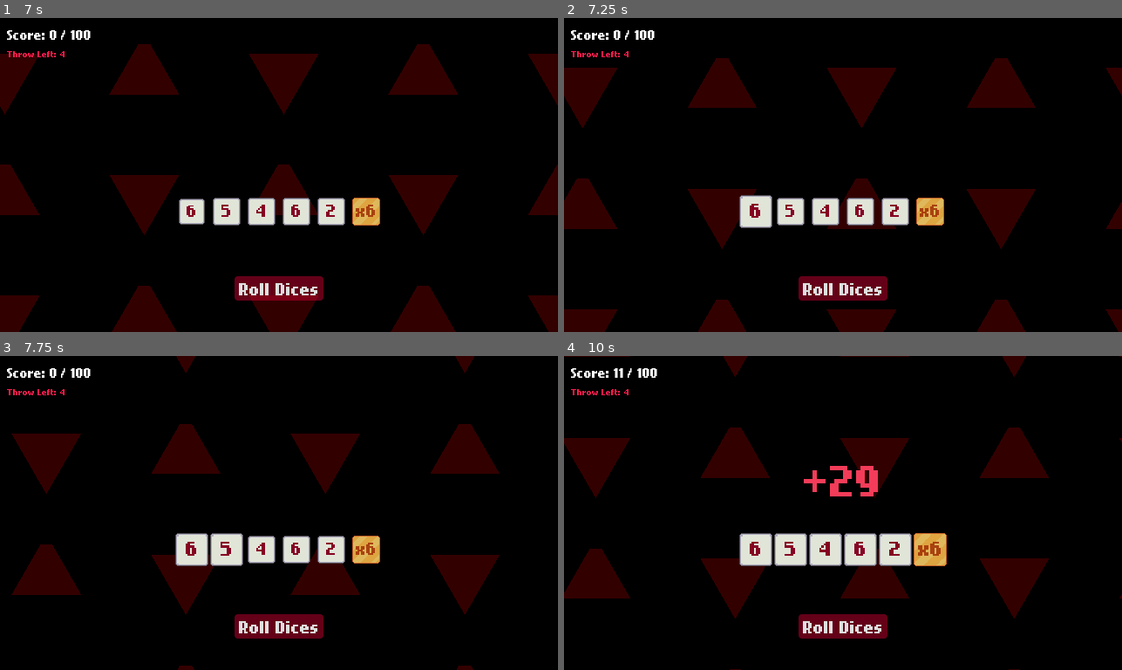
Above: before the commit, frames 1-4 (two rows, left to right).
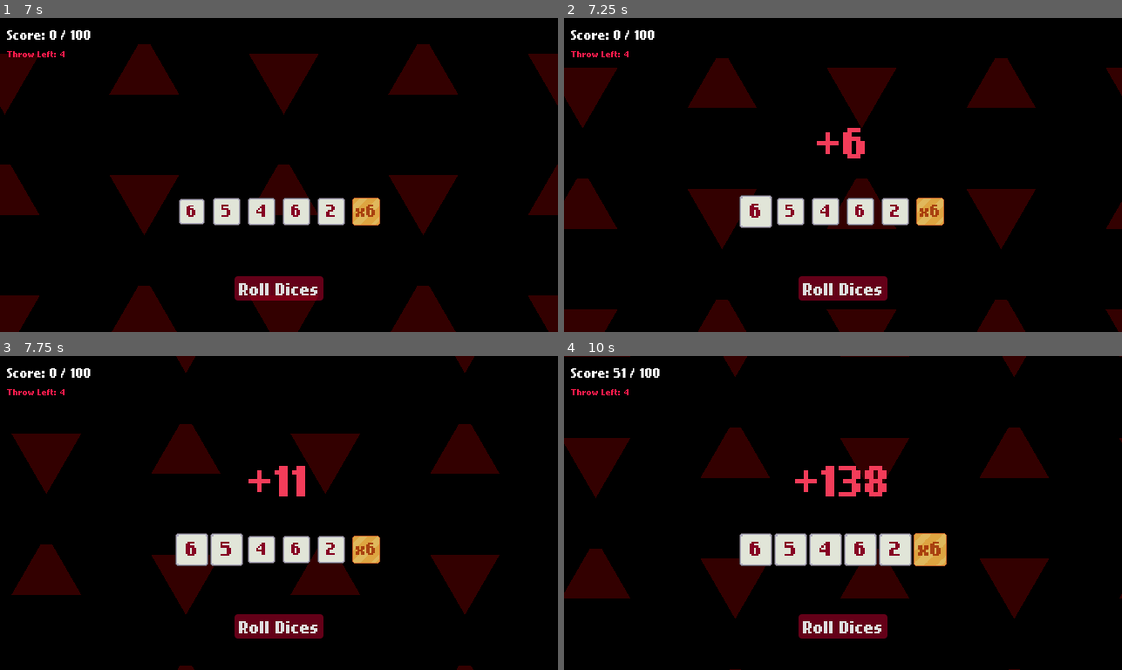
Above: after the commit, the same moments.

Repository: Neo-Ciber94/hell_dice_prototype
Game: Godot game, scene res://common/board/board.tscn
The game is run twice, just before and just after one commit, with the same random seed, the same clock (stepped at 60 frames per second) and the same inputs.
Inputs (mouse positions are in pixels of both pictures, inside the frame that each line leads up to):
- Up to frame 1 (7 s): click (189, 212) at 0.52 s; click (189, 212) at 1.27 s; click (228, 212) at 2 s; click (262, 212) at 2.75 s; click (295, 212) at 3.5 s; click (329, 212) at 4.25 s; click (368, 212) at 5 s; click "Roll Dices" at 5.75 s; click (189, 212) at 6.52 s
- Up to frame 2 (7.25 s): no input
- Up to frame 3 (7.75 s): click (189, 550) at 7.27 s
- Up to frame 4 (10 s): click (792, 550) at 8 s; click (826, 550) at 8.75 s; click (859, 550) at 9.5 s

Frame 1 is identical in both runs. In frame 2, 0.4% of the frame differs, in the area x 45-54%, y 35-45%; in frame 3, 0.4%; in frame 4, 1.0%, in the area x 8-58%, y 3-45%.

Commit message:
Show score accumulation

Diff:
--- a/common/board/board.gd
+++ b/common/board/board.gd
@@ -49,6 +49,7 @@
 		return;
 
 	_remaining_throws -= 1;
+
 	_update_throw_left()
 	_roll_dices()
 
@@ -89,12 +90,17 @@
 		dice.roll_dice(rng)
 
 func _get_current_score() -> int:
-	var score: int = 0;
+	var cur_score: int = 0;
+	var cur_dices = dices.duplicate();
+	cur_dices.sort_custom(_sort_dices)
 
 	for dice in dices:
-		score += dice.get_dice_value()
+		cur_score = dice.behaviour.calculate_dice_score(self, cur_score)
 
-	return score;
+	return cur_score;
+
+func _sort_dices(a: Dice, b: Dice) -> bool:
+	return a.behaviour.get_dice_order() < b.behaviour.get_dice_order()
 
 func _calculate_total_score() -> void:
 	total_score += _get_current_score()
@@ -108,8 +114,7 @@
 
 func _show_total_score() -> void:
 	_is_calculating_score = true;
-	await _bring_dices_to_front()
-	_show_current_score()
+	await _show_current_score()
 
 	var initial_score = total_score;
 	_calculate_total_score()
@@ -123,15 +128,29 @@
 	_check_game_state()
 	_is_calculating_score = false;
 
-func _bring_dices_to_front() -> void:
-	for dice in dices:
+func _show_score_accumulation() -> void:
+	# TODO: We are duplicating the entire node
+	var cur_dices = dices.duplicate() as Array[Dice]
+	cur_dices.sort_custom(_sort_dices)
+
+	var cur_score: int = 0;
+
+	for dice in cur_dices:
 		await dice.bring_to_front()
+		current_score_label.show()
+		cur_score = dice.behaviour.calculate_dice_score(self, cur_score)
+		current_score_label.text = "+%s" % cur_score;
 
 func _show_current_score() -> void:
 	current_score_timer.stop()
-	var current_score = _get_current_score();
-	current_score_label.text = "+%s" % current_score;
+
+	# Show increment
+	await _show_score_accumulation()
+
+	# Show result
 	current_score_label.show()
+	var score = _get_current_score();
+	current_score_label.text = "+%s" % score;
 
 	current_score_timer.start(5.0);
 	current_score_timer.timeout.connect(func(): current_score_label.hide(), Object.CONNECT_ONE_SHOT)
--- a/common/board/board.tscn
+++ b/common/board/board.tscn
@@ -192,7 +192,7 @@
 theme_override_constants/separation = 8
 alignment = 1
 
-[node name="Dice" parent="MarginContainer/VBoxContainer/CenterContainer/DiceContainer" instance=ExtResource("1_con10")]
+[node name="Dice1" parent="MarginContainer/VBoxContainer/CenterContainer/DiceContainer" instance=ExtResource("1_con10")]
 layout_mode = 2
 behaviour = SubResource("Resource_axvh3")
 
--- a/common/dice/dice_behaviour.gd
+++ b/common/dice/dice_behaviour.gd
@@ -21,6 +21,9 @@
 
 @abstract
 func get_dice_value() -> int;
+
+@abstract
+func calculate_dice_score(board: Board, accumulated_score: int) -> int;
 
 func get_dice_order() -> Order:
 	return Order.FIRST;
--- a/common/dice/types/golden_dice.gd
+++ b/common/dice/types/golden_dice.gd
@@ -17,6 +17,9 @@
 func get_dice_order() -> Order:
 	return Order.LAST
 
+func calculate_dice_score(_board: Board, accumulated_score: int) -> int:
+	return get_dice_value() * accumulated_score;
+
 func get_dice_sides() -> Array[DiceSide]:
 	var sides: Array[DiceSide] = []
 
--- a/common/dice/types/regular_dice.gd
+++ b/common/dice/types/regular_dice.gd
@@ -14,6 +14,9 @@
 func get_dice_value() -> int:
 	return _value;
 
+func calculate_dice_score(_board: Board, accumulated_score: int) -> int:
+	return get_dice_value() + accumulated_score;
+
 func get_dice_sides() -> Array[DiceSide]:
 	var sides: Array[DiceSide] = []
 
